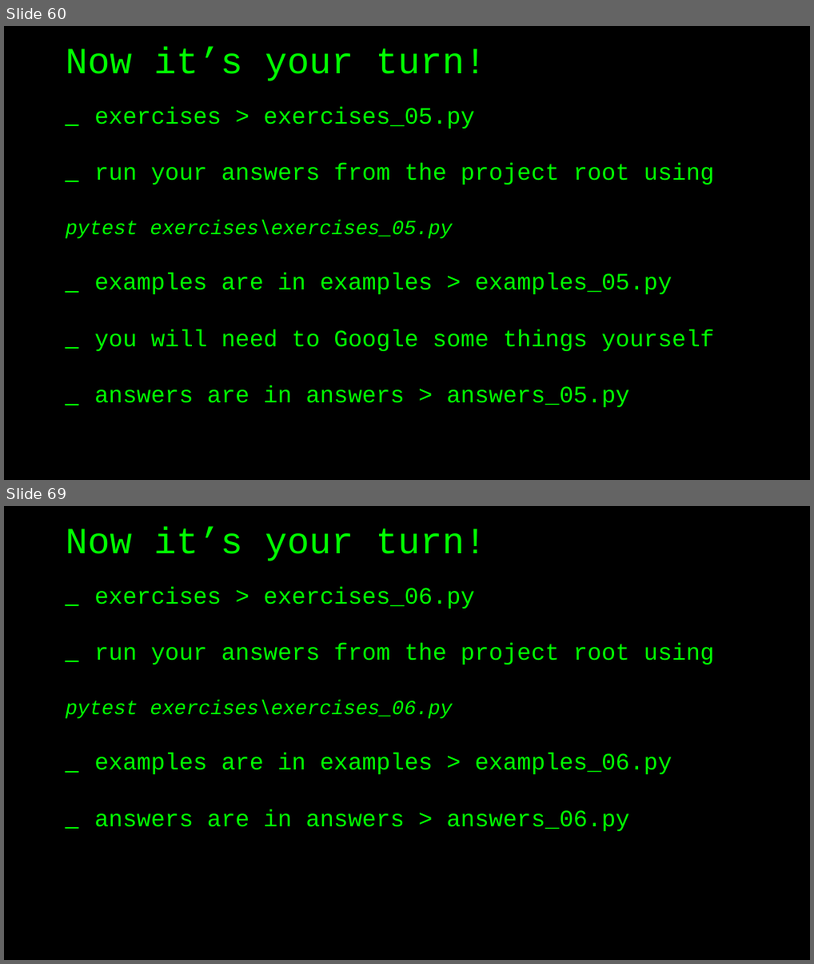
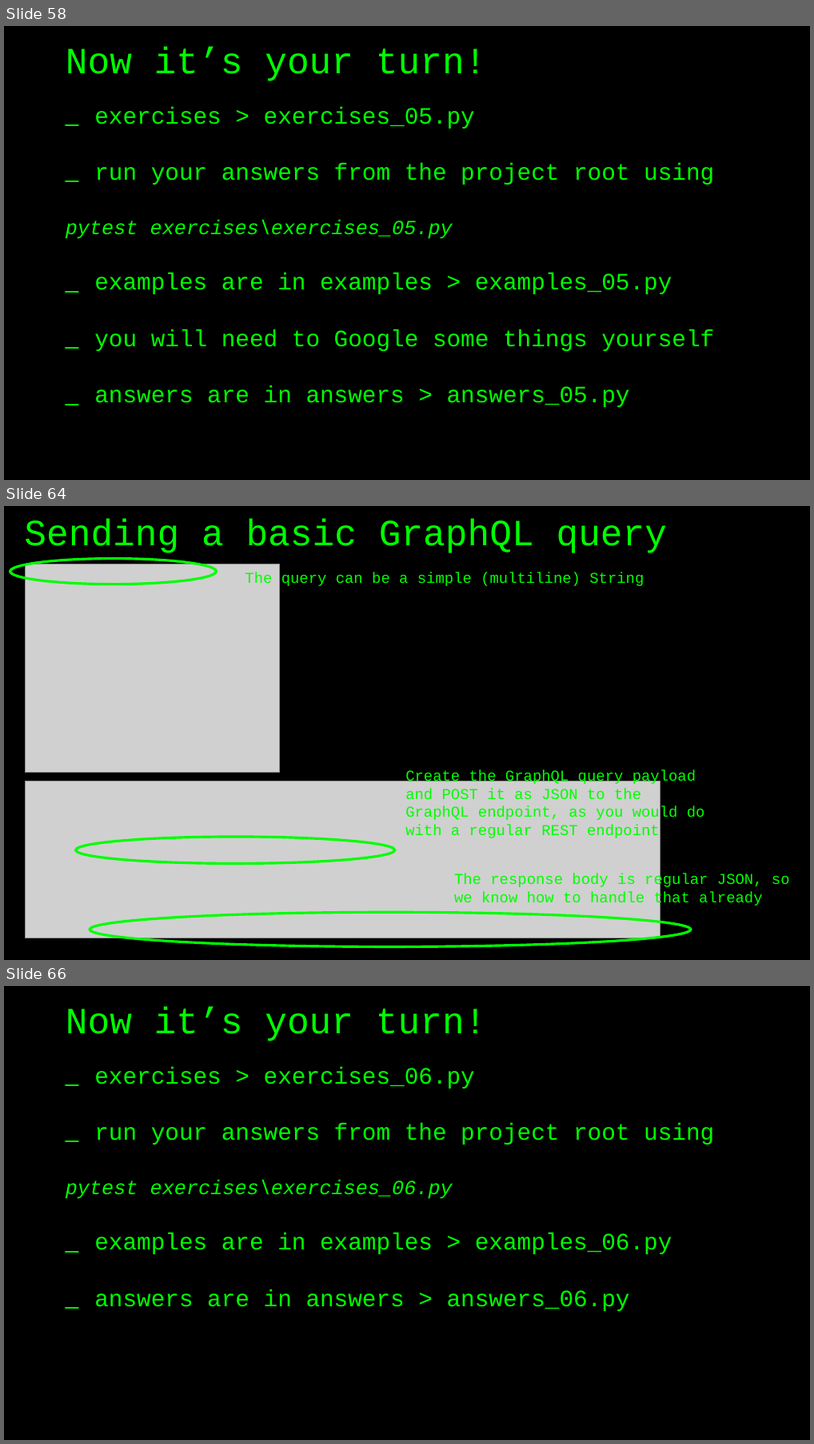
Before and after one commit to basdijkstra/requests-workshop, a slide deck: python-requests-workshop.pptx. Shown one above the other, each under a label of ours: slides 60 and 69 before the commit, slides 58, 64 and 66 after it; the slides between them are not shown. The pictures are 814x964 and 814x1444 pixels, drawn with LibreOffice and Linux fonts; fonts in the diff are those of the drawing; grey boxes stand for pictures. Boxes give left, top, right and bottom in pixels: in the first picture for what was removed or moved away, otherwise in the second. Text is boxed around its words. In the diff, an @@ line names an element or a change of style, - is before the commit and + after.

```diff
--- a/python-requests-workshop.pptx
+++ b/python-requests-workshop.pptx
@@ slide 64 added at (4, 506, 810, 960), background #000000 @@
@@ title added at (24, 519, 668, 553), 44 pt, text #00FF00 @@
+Sending a basic GraphQL query
@@ ellipse added at (10, 559, 216, 584), outline #00FF00 3 pt @@
@@ picture added at (25, 564, 280, 772) @@
@@ text added at (245, 572, 644, 586), 18 pt, text #00FF00 @@
+The query can be a simple (multiline) String
@@ picture added at (25, 780, 661, 937) @@
@@ text added at (406, 770, 706, 838), 18 pt, text #00FF00 @@
+Create the GraphQL query payload and POST it as JSON to the GraphQL endpoint, as you would do with a regular REST endpoint
@@ ellipse added at (76, 836, 395, 863), outline #00FF00 3 pt @@
@@ text added at (454, 873, 790, 907), 18 pt, text #00FF00 @@
+The response body is regular JSON, so we know how to handle that already
@@ ellipse added at (90, 912, 691, 947), outline #00FF00 3 pt @@
@@ what was slide 60 is now slide 58 @@
@@ what was slide 69 is now slide 66 @@
```
Also in this commit, not shown: 16 slides changed, 6 other slides added, 10 slides removed, 2 other files.
